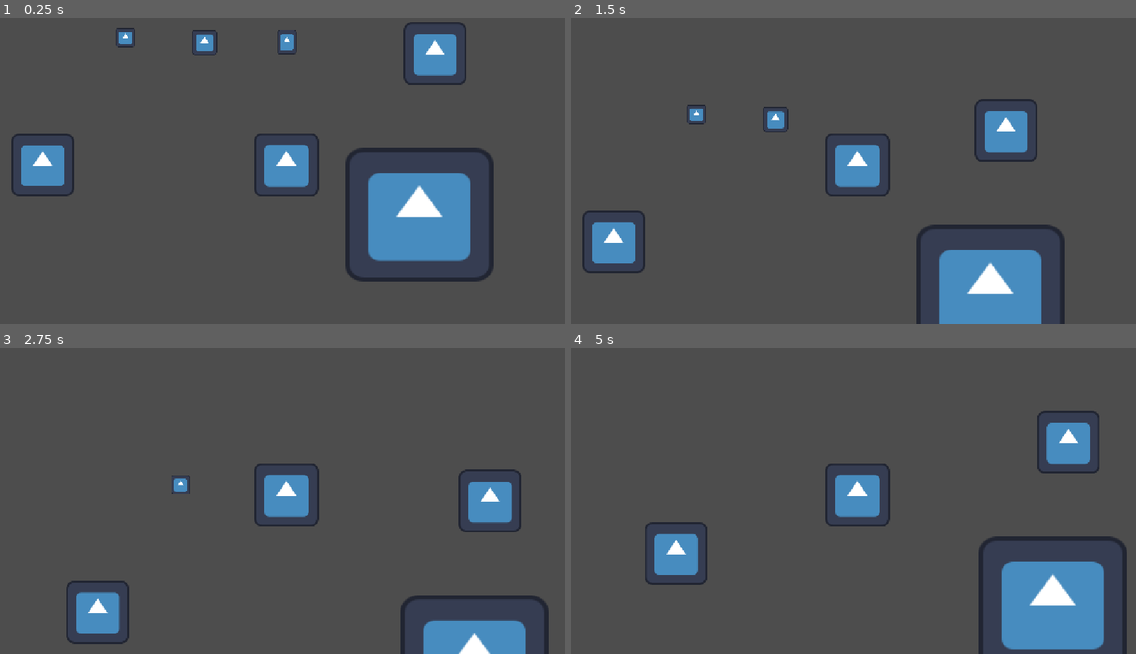
Above: before the commit, frames 1-4 (two rows, left to right).
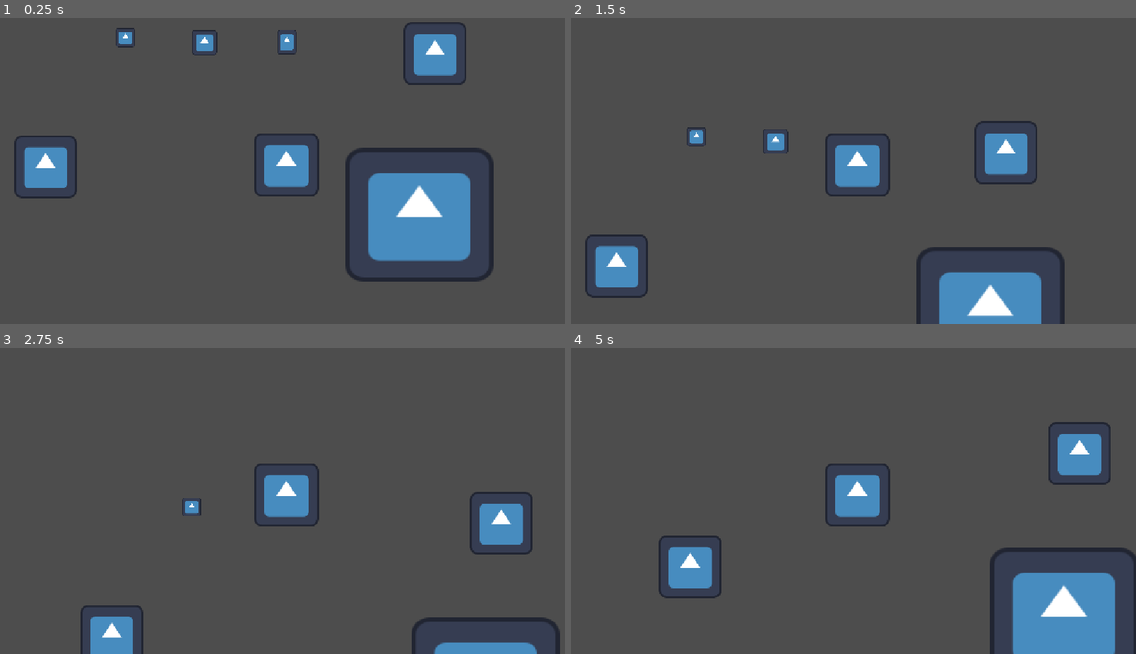
Above: after the commit, the same moments.

Repository: nextPixellabs7/Boceto1
Game: Godot game, scene res://Escenas/main.tscn
Two runs of this game, one before a commit and one after it. Both use one fixed random seed, a clock stepped at 60 frames per second and the inputs below. The engine's default icon, where the game draws it, is replaced by a stand-in: a white triangle on a blue panel in a dark square.
Inputs:
- Up to frame 1 (0.25 s): no input
- Up to frame 2 (1.5 s): tap Enter at 0.5 s; hold E (interact) 0.53-1.28 s; hold Up (ui_up) from 0.53 s (still down); tap Shift (sprint) at 0.8, 1.35 s
- Up to frame 3 (2.75 s): tap E (interact) at 1.55 s; release Up (ui_up) at 2.03 s; hold Left (ui_left) from 2.03 s (still down); hold E (interact) from 2.03 s (still down); tap Shift (sprint) at 2.3 s
- Up to frame 4 (5 s): release E (interact) at 2.78 s; tap Shift (sprint) at 2.85, 3.8, 4.35 s; tap E (interact) at 3.05, 4.55 s; release Left (ui_left) at 3.53 s; hold Down (ui_down) 3.53-4.28 s; hold E (interact) 3.53-4.28 s; hold Right (ui_right) from 4.28 s (still down)

The runs differ from the first frame. In frame 1, 0.8% of the frame differs, in the area x 2-14%, y 37-59%; in frame 2, 6.9%; in frame 3, 6.5%; in frame 4, 7.5%, in the area x 13-100%, y 20-100%.

Commit message:
Mejoras a los objetos ya establecidos
hello. cambie algunas cositas sobre el personaje y las pociones: empezando por el personaje ahora se registra cuando preciona la letra "E" y dice algo como "no se utiliza aqui" el problema es que solo deberia decirlo cuando tienes la llave pero lo dice con o sin ella, lo segundo del personaje es que ahora tiene una regeneracion de la estamina (10 puntos cada 2 segundos) asi se elimina la dependencia de la pocion. Hablando de pocion: las dos (vida y estamina) tienen un respawn luego de 15 segundos.
queda pendiente: hacer que al presionar la "E" solamente con la llave recogida y no este dentro del area de la puerta diga "aqui no se usa.
que funcione la fakin area de la puerta para que detecte que el player usa la llave dentro de ella y diga "puerta abierta"

Diff:
--- a/Escenas/door.tscn
+++ b/Escenas/door.tscn
@@ -5,6 +5,9 @@
 
 [sub_resource type="RectangleShape2D" id="RectangleShape2D_jv1ba"]
 size = Vector2(136, 137)
+
+[sub_resource type="RectangleShape2D" id="RectangleShape2D_5ieep"]
+size = Vector2(373.5, 332)
 
 [node name="door" type="StaticBody2D" unique_id=1547949797]
 script = ExtResource("1_awj3x")
@@ -16,3 +19,9 @@
 position = Vector2(-1, 0.5)
 shape = SubResource("RectangleShape2D_jv1ba")
 debug_color = Color(0.33894557, 0.16250324, 0.17185745, 0.41960785)
+
+[node name="InteracZone" type="Area2D" parent="." unique_id=119137500]
+
+[node name="CollisionShape2D" type="CollisionShape2D" parent="InteracZone" unique_id=1163914383]
+position = Vector2(0, 1)
+shape = SubResource("RectangleShape2D_5ieep")
--- a/Escenas/healthpickup.tscn
+++ b/Escenas/healthpickup.tscn
@@ -21,3 +21,5 @@
 position = Vector2(0, -1)
 shape = SubResource("CapsuleShape2D_u2b8i")
 debug_color = Color(0.17835996, 0.6332659, 0.33385286, 0.41960785)
+
+[connection signal="body_entered" from="." to="." method="_on_body_entered"]
--- a/Escenas/main.tscn
+++ b/Escenas/main.tscn
@@ -34,4 +34,4 @@
 position = Vector2(311, -228)
 
 [node name="door" parent="." unique_id=1547949797 instance=ExtResource("7_s2ilj")]
-position = Vector2(-489, -1)
+position = Vector2(-483, 3)
--- a/Escenas/player.tscn
+++ b/Escenas/player.tscn
@@ -15,5 +15,5 @@
 texture = ExtResource("1_cnkc8")
 
 [node name="CollisionShape2D" type="CollisionShape2D" parent="." unique_id=747863604]
-position = Vector2(4, 0)
+position = Vector2(4, -1)
 shape = SubResource("RectangleShape2D_1sdqg")
--- a/Scripts/pickup.gd
+++ b/Scripts/pickup.gd
@@ -1,6 +1,7 @@
 extends Area2D
 
 @export var heal_amount := 25.0
+@export var respawn_time := 15.0
 
 func _ready() -> void:
 	body_entered.connect(_on_body_entered)
@@ -12,4 +13,12 @@
 		return
 	body.heal(heal_amount)
 	print("Tomaste el consumible de Vida (+", heal_amount, " HP)")
-	queue_free()
+	_start_respawn()
+
+func _start_respawn() -> void:
+	visible = false
+	monitoring = false
+	await get_tree().create_timer(respawn_time).timeout
+	visible = true
+	monitoring = true
+	print("El consumible de Vida reapareció")
--- a/Scripts/player.gd
+++ b/Scripts/player.gd
@@ -3,13 +3,17 @@
 @export var max_health := 100.0
 @export var max_stamina := 100.0
 @export var speed := 150.0
-@export var sprint_speed := 260.0
+@export var sprint_speed := 600.0
 @export var stamina_drain_per_sec := 25.0
+@export var stamina_regen_amount := 1.0
+@export var stamina_regen_interval := 2.0
 
 var health: float
 var stamina: float
 var has_key := false
 var is_dead := false
+var stamina_regen_timer := 0.0
+var current_interactable: Node = null   # lo que esté dentro de un área de interacción (ej. la puerta)
 
 func _ready() -> void:
 	add_to_group("player")
@@ -17,10 +21,6 @@
 	stamina = max_stamina
 
 func _physics_process(delta: float) -> void:
-	# Esto es lo que deja al personaje estático al morir: mientras is_dead
-	# sea true, la velocidad se fuerza a cero cada frame y el "return"
-	# corta la función antes de leer el input. Queda comentado para que,
-	# en esta zona de pruebas, sigas moviéndote después de "morir".
 	if is_dead:
 		velocity = Vector2.ZERO
 		move_and_slide()
@@ -34,8 +34,26 @@
 		current_speed = sprint_speed
 		stamina = clampf(stamina - stamina_drain_per_sec * delta, 0.0, max_stamina)
 
+	if stamina < max_stamina:
+		stamina_regen_timer += delta
+		if stamina_regen_timer >= stamina_regen_interval:
+			stamina_regen_timer = 0.0
+			stamina = clampf(stamina + stamina_regen_amount, 0.0, max_stamina)
+	else:
+		stamina_regen_timer = 0.0
+
 	velocity = input_dir * current_speed
 	move_and_slide()
+
+func _unhandled_input(event: InputEvent) -> void:
+	if event.is_action_pressed("interact"):
+		_interact()
+
+func _interact() -> void:
+	if current_interactable and current_interactable.has_method("interact"):
+		current_interactable.interact(self)
+	else:
+		print("no se utiliza en este lugar")
 
 func take_damage(amount: float) -> void:
 	if is_dead:
@@ -45,7 +63,6 @@
 	if health <= 0.0:
 		is_dead = true
 		print("has muerto")
-		# Cuando quieras que reinicie el nivel al morir, descomenta esta línea:
 		get_tree().reload_current_scene()
 
 func heal(amount: float) -> void:
@@ -53,5 +70,3 @@
 
 func restore_stamina(amount: float) -> void:
 	stamina = clampf(stamina + amount, 0.0, max_stamina)
-# hacer uan funcion de _interact para que cuando se utilice la E diga "no se utiliza en este lugar" y cuando si diga "utilizaste llave"
-# junto a la anterior se deberia comrpobar que tienes la llave pq die que la obtuviste pero talvez no se guardo.
--- a/Scripts/staminapickup.gd
+++ b/Scripts/staminapickup.gd
@@ -1,6 +1,7 @@
 extends Area2D
 
 @export var stamina_amount := 25.0
+@export var respawn_time := 15.0
 
 func _ready() -> void:
 	body_entered.connect(_on_body_entered)
@@ -12,4 +13,12 @@
 		return
 	body.restore_stamina(stamina_amount)
 	print("Tomaste el consumible de Estamina (+", stamina_amount, " STA)")
-	queue_free()
+	_start_respawn()
+
+func _start_respawn() -> void:
+	visible = false
+	monitoring = false
+	await get_tree().create_timer(respawn_time).timeout
+	visible = true
+	monitoring = true
+	print("El consumible de Estamina reapareció")
